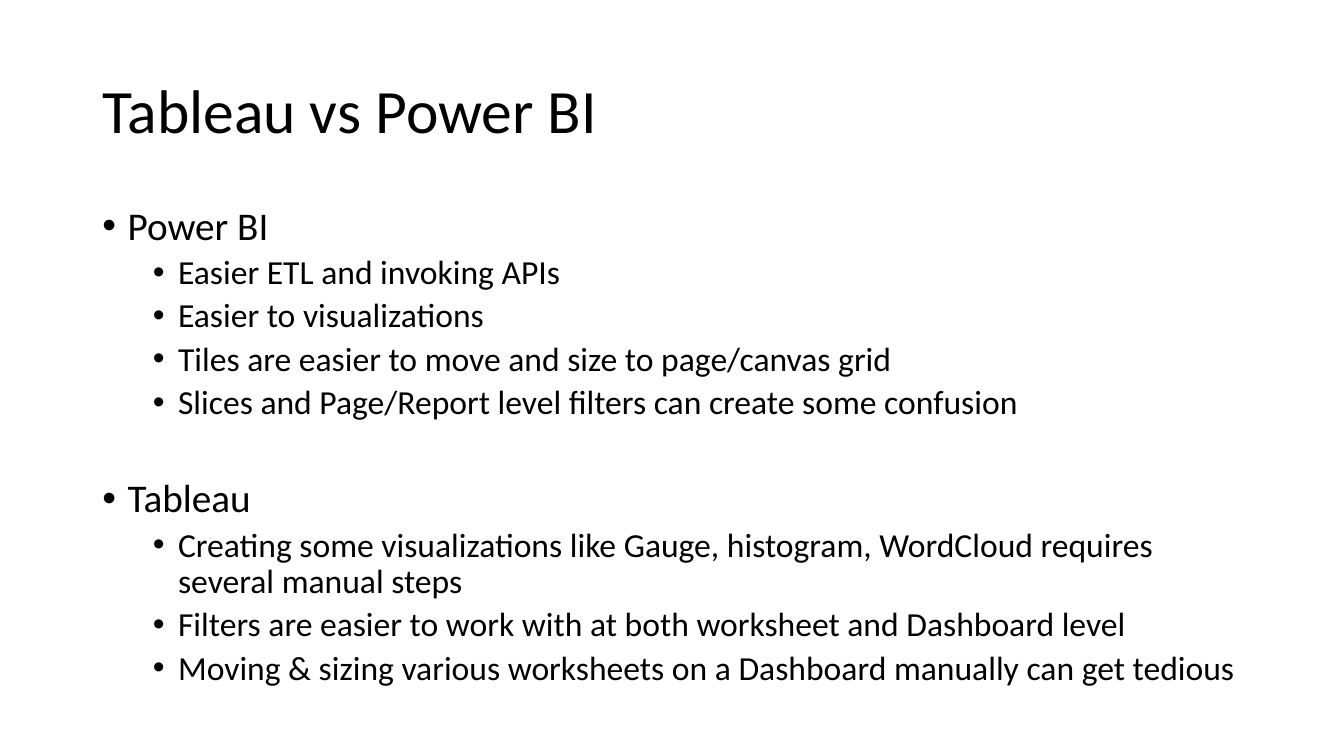
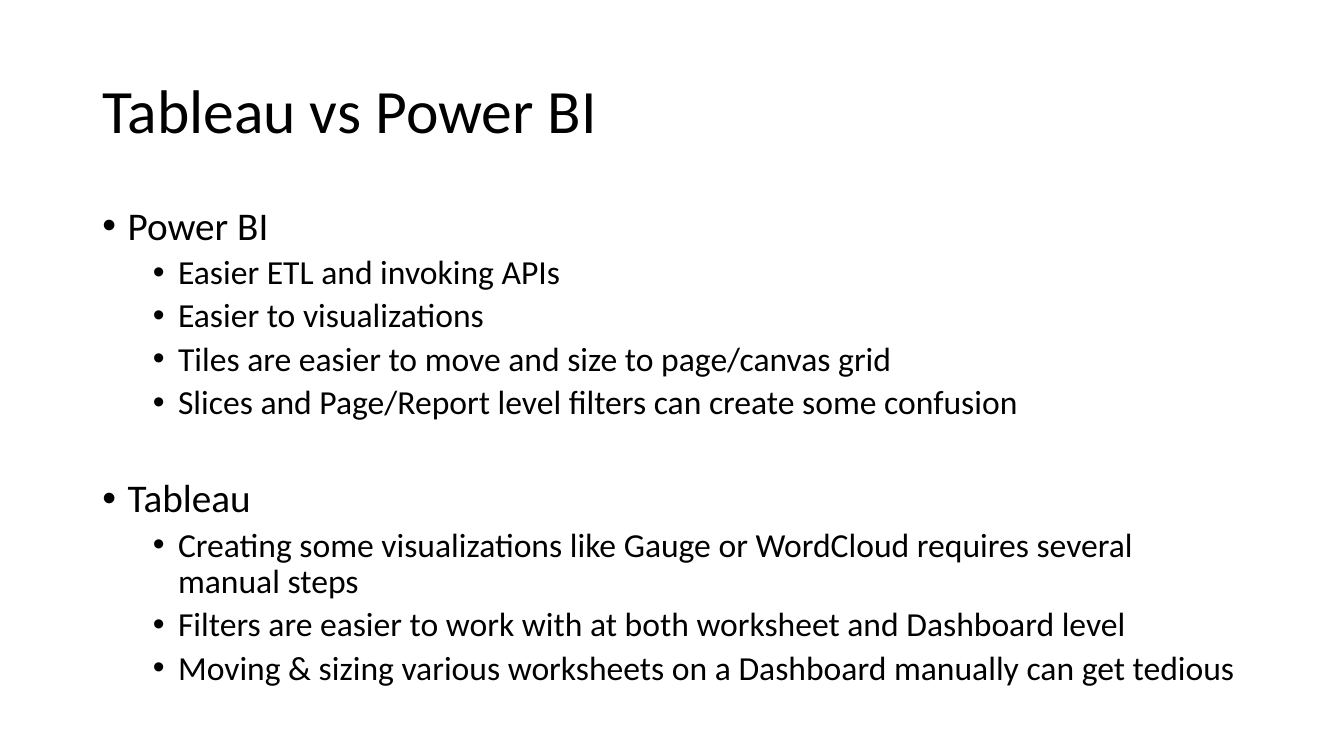
Before and after one commit to SQLSuperGuru/R, a slide deck: slide 15 of PASS Demo Qualitative Text Analysis.pptx. Drawn at 1344x756 pixels with LibreOffice and Linux fonts; fonts in the diff are those of the drawing. Boxes give left, top, right and bottom in pixels: in the first picture for what was removed or moved away, otherwise in the second. Text is boxed around its words. In the diff, an @@ line names an element or a change of style, - is before the commit and + after.

Commit message:
latest

```diff
--- a/PASS Demo Qualitative Text Analysis.pptx
+++ b/PASS Demo Qualitative Text Analysis.pptx
@@ text at [178, 533, 1133, 599]: text changed @@
-  • Creating some visualizations like Gauge, histogram, WordCloud requires several manual steps
+  • Creating some visualizations like Gauge or WordCloud requires several manual steps
```
Also in this commit, not shown: 4 other slides changed.
